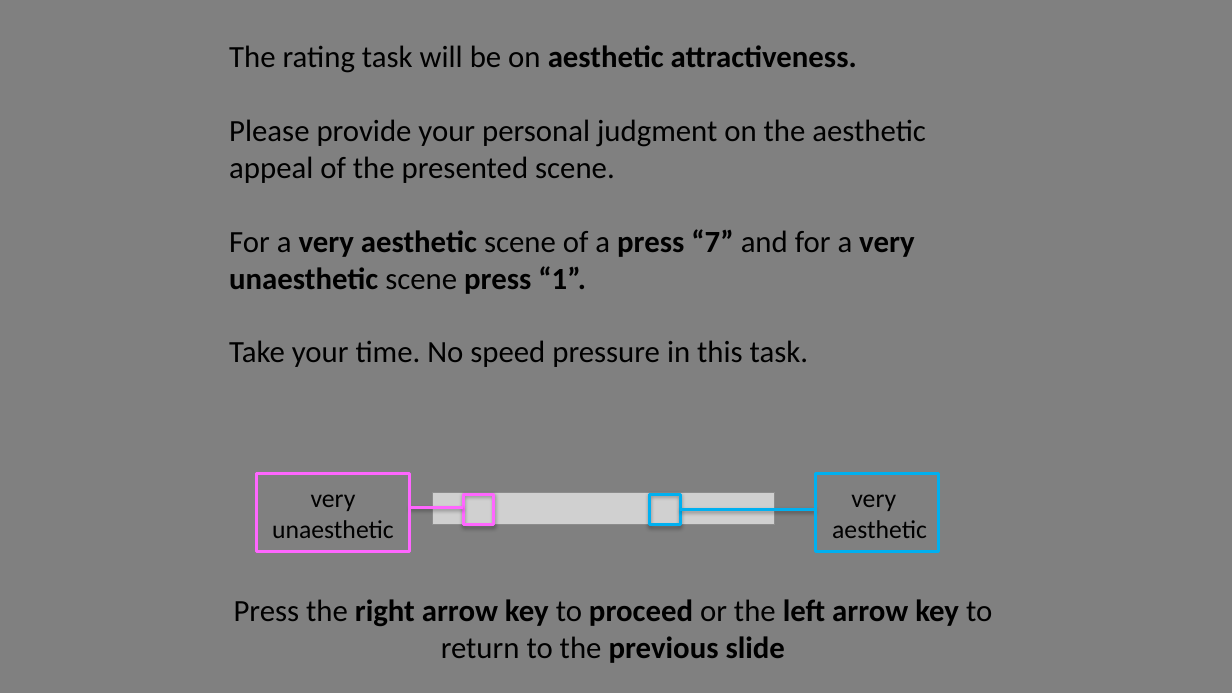
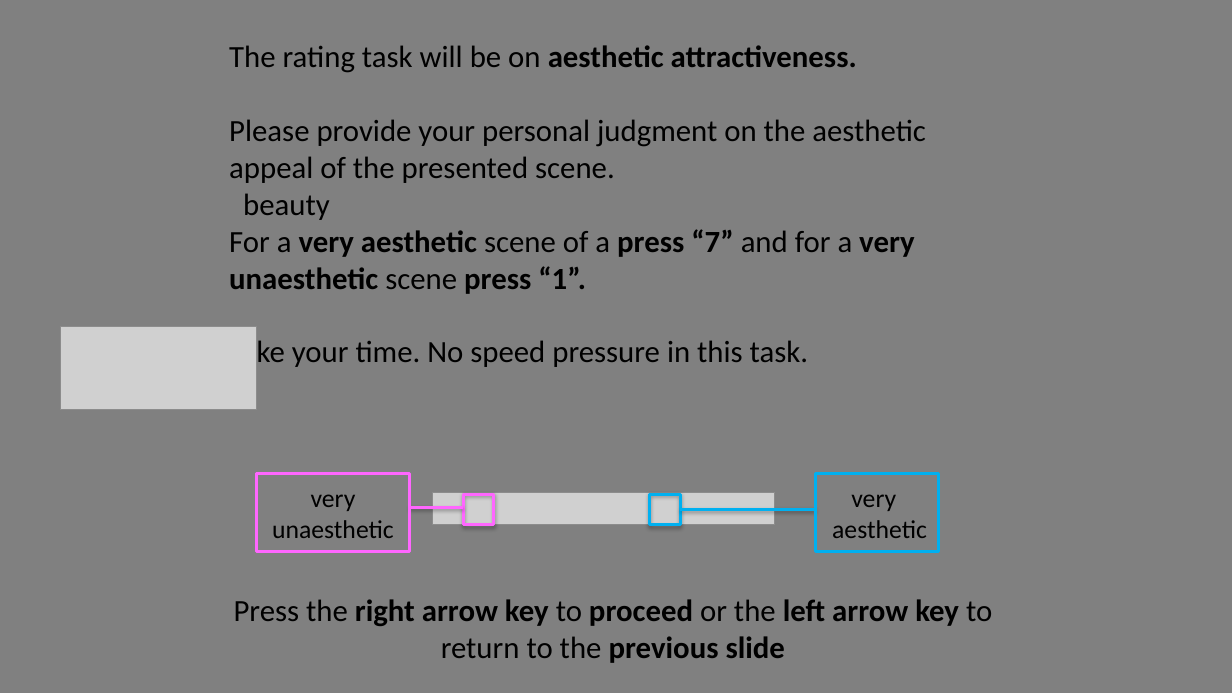
Before and after one commit to michaengeser/pep_wp4, a slide deck: slide 8 of instructions/Instructions.pptx. Drawn at 1232x693 pixels with LibreOffice and Linux fonts; fonts in the diff are those of the drawing; grey boxes stand for pictures. Boxes give left, top, right and bottom in pixels: in the first picture for what was removed or moved away, otherwise in the second. Text is boxed around its words. In the diff, an @@ line names an element or a change of style, - is before the commit and + after.

```diff
--- a/instructions/Instructions.pptx
+++ b/instructions/Instructions.pptx
@@ text at (243, 193, 330, 220): paragraph added @@
+beauty
@@ picture added at (60, 327, 257, 410) @@
```
Also in this commit, not shown: 4 other slides changed, 5 other files.
